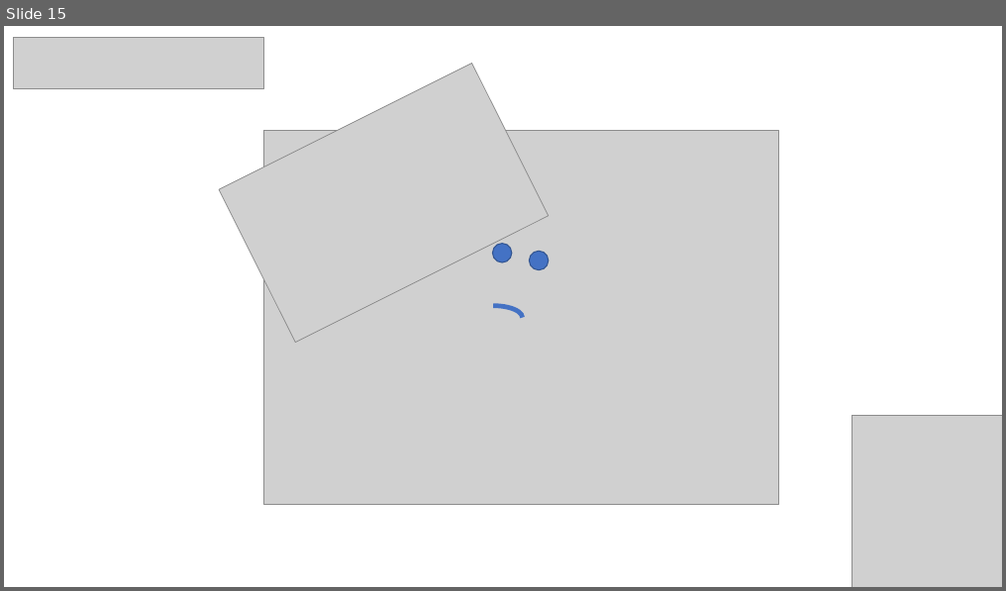
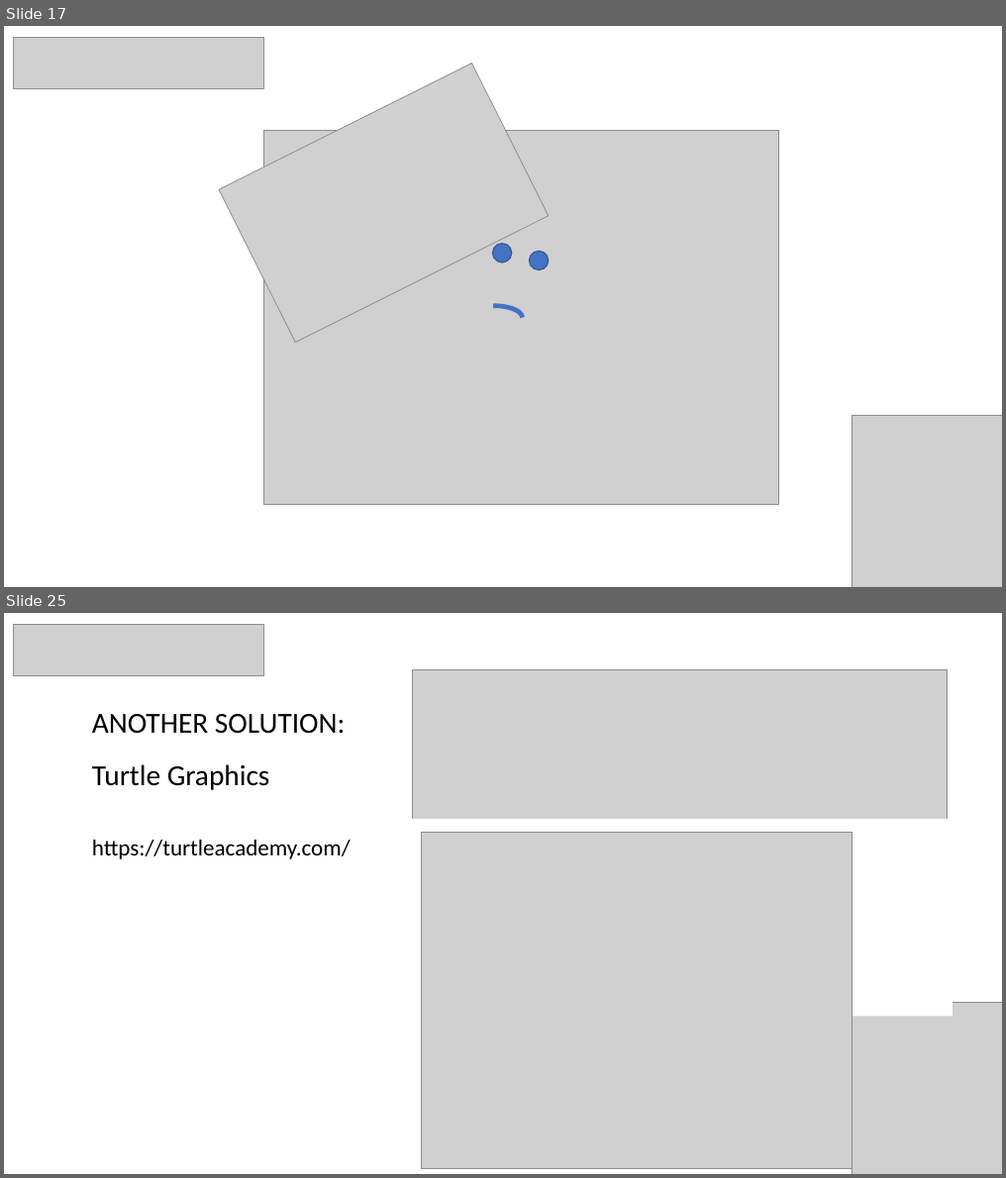
Before and after one commit to green-fox-academy/nguyenannie, a slide deck: week-03/Demo-week03.pptx. Shown one above the other, each under a label of ours: slide 15 before the commit, slides 17 and 25 after it; the slides between them are not shown. The pictures are 1006x591 and 1006x1178 pixels, drawn with LibreOffice and Linux fonts; fonts in the diff are those of the drawing; grey boxes stand for pictures. Boxes give left, top, right and bottom in pixels: in the first picture for what was removed or moved away, otherwise in the second. Text is boxed around its words. In the diff, an @@ line names an element or a change of style, - is before the commit and + after.

```diff
--- a/week-03/Demo-week03.pptx
+++ b/week-03/Demo-week03.pptx
@@ slide 25 added at (x1=4, y1=613, x2=1002, y2=1174), background #FFFFFF @@
@@ picture added at (x1=14, y1=624, x2=264, y2=676) @@
@@ picture added at (x1=412, y1=669, x2=946, y2=998) @@
@@ text added at (x1=92, y1=714, x2=345, y2=790), 28 pt, text #000000 @@
+ANOTHER SOLUTION:
+Turtle Graphics
@@ rectangle added at (x1=412, y1=819, x2=952, y2=1017), fill #FFFFFF @@
@@ text added at (x1=92, y1=840, x2=350, y2=860), 22 pt, text #000000 @@
+https://turtleacademy.com/
@@ picture added at (x1=421, y1=833, x2=852, y2=1168) @@
@@ picture added at (x1=852, y1=1002, x2=1002, y2=1174) @@
@@ what was slide 15 is now slide 17 @@
```
Also in this commit, not shown: 4 slides changed, 13 other slides added, 5 slides removed, 6 other files.
